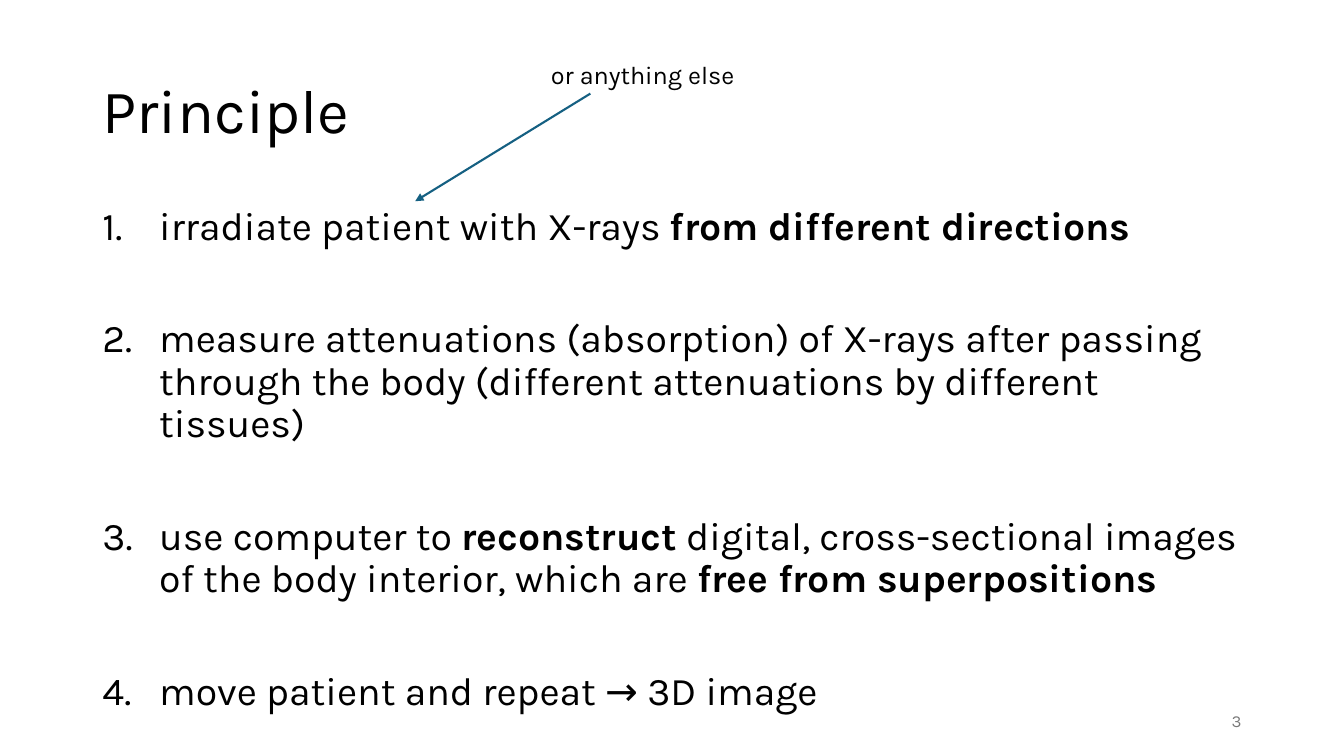
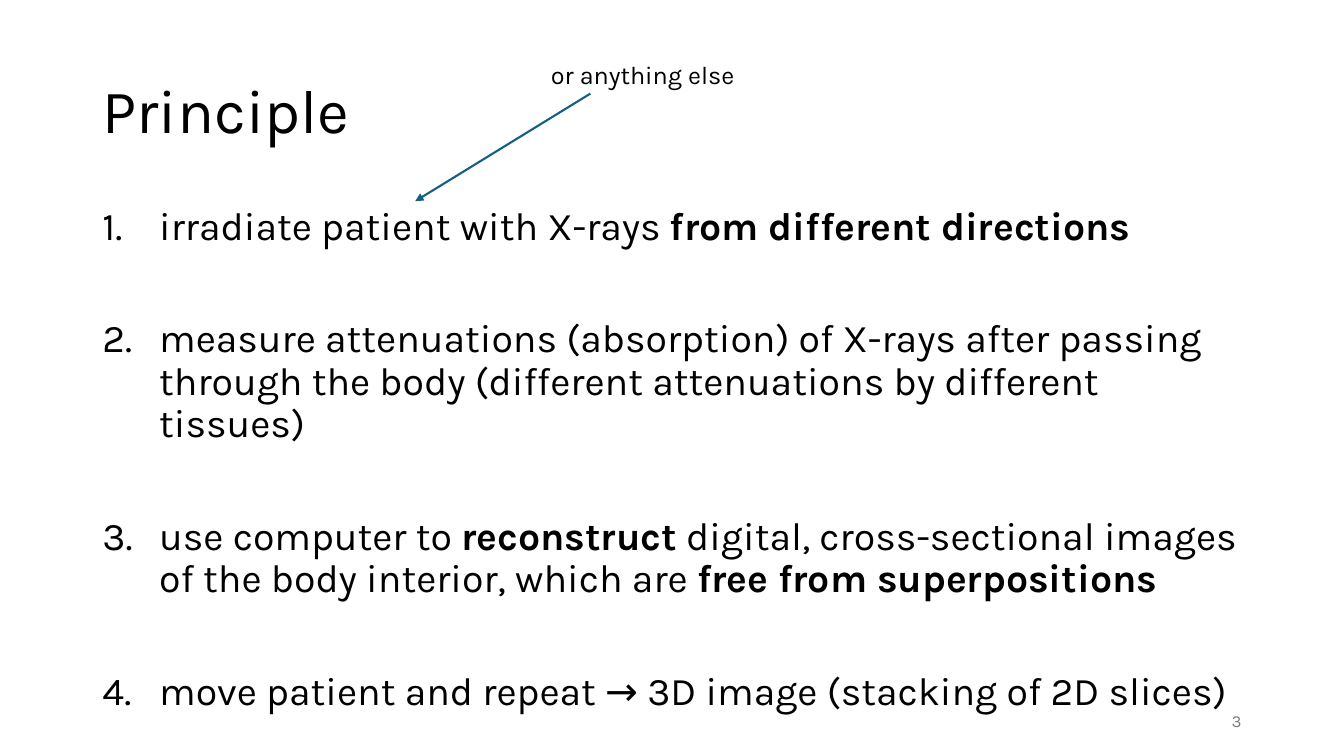
Before and after one commit to FelixWick/DL_images, a slide deck: slide 3 of slides/CT.pptx. Drawn at 1344x756 pixels with LibreOffice and Linux fonts; fonts in the diff are those of the drawing. Boxes give left, top, right and bottom in pixels: in the first picture for what was removed or moved away, otherwise in the second. Text is boxed around its words. In the diff, an @@ line names an element or a change of style, - is before the commit and + after.

```diff
--- a/slides/CT.pptx
+++ b/slides/CT.pptx
@@ text at <box>159,676,1227,715</box>: text changed @@
-4. move patient and repeat → 3D image
+4. move patient and repeat → 3D image (stacking of 2D slices)
```
Also in this commit, not shown: 4 other slides changed, 8 slides added, 1 slide removed.
